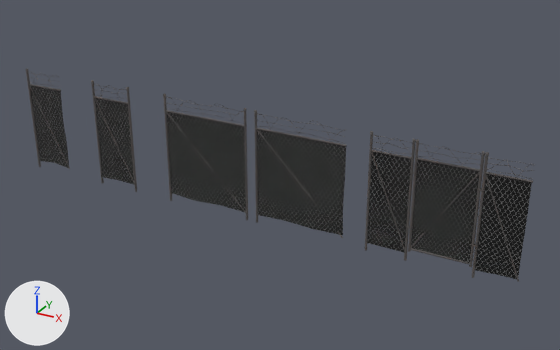
The glTF model Blends/prop-fence-chain-link.glb: old version first, new version second.
One viewpoint serves both versions: a 50 mm lens placed at (17.6, -25.4, 14.9), pointed at (3.3, 0.6, 1.8). Arrows for +X, +Y and +Z are at lower left; the lights stay in place. Vertices at the same position are counted once.

In view in the first picture: 'prop-fence-chain-link-gate', 'prop-fence-chain-link-large', 'prop-fence-chain-link-large-part', 'prop-fence-chain-link-small', 'prop-fence-chain-link-small-part'.
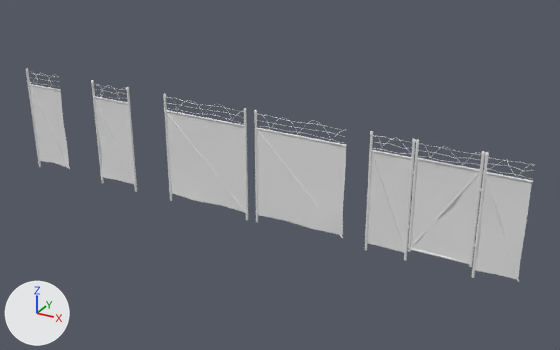
The change, as a diff of the scene's bpy script:
```diff
--- a/Blends/prop-fence-chain-link.glb.py
+++ b/Blends/prop-fence-chain-link.glb.py
@@ me_prop_fence_chain_link_large @@
 me_prop_fence_chain_link_large.from_pydata(...)  # 336 vertices, 542 faces; spans x -2.06..2.06, y -0.27..0.28, z -0.27..4.77
 # used by ob_prop_fence_chain_link_large; location = (0.0, 0.0, 0.0)
+# me_prop_fence_chain_link_large part 1: all 18 faces that had it switch from mat_fx_chain_link (picture img_fx_chain_link_diffuse) to no material
+# me_prop_fence_chain_link_large part 2: all 524 faces that had it switch from mat_metal_rusted (picture img_metal_rusted) to no material
@@ me_prop_fence_chain_link_large_part @@
 me_prop_fence_chain_link_large_part.from_pydata(...)  # 296 vertices, 488 faces; spans x -2.06..2.01, y -0.26..0.26, z -0.27..4.78
 # used by ob_prop_fence_chain_link_large_part; location = (4.5, 0.0, 0.0)
+# me_prop_fence_chain_link_large_part part 3: all 18 faces that had it switch from mat_fx_chain_link (picture img_fx_chain_link_diffuse) to no material
+# me_prop_fence_chain_link_large_part part 4: all 470 faces that had it switch from mat_metal_rusted (picture img_metal_rusted) to no material
@@ me_prop_fence_chain_link_small @@
 me_prop_fence_chain_link_small.from_pydata(...)  # 276 vertices, 424 faces; spans x -1.05..1.07, y -0.27..0.25, z -0.27..4.77
 # used by ob_prop_fence_chain_link_small; location = (-5.0, 0.0, 0.0)
+# me_prop_fence_chain_link_small part 5: all 12 faces that had it switch from mat_fx_chain_link (picture img_fx_chain_link_diffuse) to no material
+# me_prop_fence_chain_link_small part 6: all 412 faces that had it switch from mat_metal_rusted (picture img_metal_rusted) to no material
@@ me_prop_fence_chain_link_small_part @@
 me_prop_fence_chain_link_small_part.from_pydata(...)  # 236 vertices, 370 faces; spans x -1.07..1.01, y -0.27..0.25, z -0.27..4.77
 # used by ob_prop_fence_chain_link_small_part; location = (-9.0, 0.0, 0.0)
+# me_prop_fence_chain_link_small_part part 7: all 12 faces that had it switch from mat_fx_chain_link (picture img_fx_chain_link_diffuse) to no material
+# me_prop_fence_chain_link_small_part part 8: all 358 faces that had it switch from mat_metal_rusted (picture img_metal_rusted) to no material
@@ me_prop_fence_chain_link_gate @@
 me_prop_fence_chain_link_gate.from_pydata(...)  # 892 vertices, 1410 faces; spans x -3.05..3.0, y -0.27..0.26, z -0.27..4.77
 # used by ob_prop_fence_chain_link_gate; location = (10.5, 0.0, 0.0)
+# me_prop_fence_chain_link_gate part 9: all 36 faces that had it switch from mat_fx_chain_link (picture img_fx_chain_link_diffuse) to no material
+# me_prop_fence_chain_link_gate part 10: all 1374 faces that had it switch from mat_metal_rusted (picture img_metal_rusted) to no material
```

Pixel boxes (x1, y1, x2, y2) of what changed, in the pictures (560 x 350 px):
part 1 of me_prop_fence_chain_link_large, recoloured (black to grey)
    both: (167, 112, 246, 212)
part 2 of me_prop_fence_chain_link_large, recoloured
    both: (163, 93, 248, 220)
part 3 of me_prop_fence_chain_link_large_part, recoloured (black to grey)
    both: (257, 130, 346, 235)
part 4 of me_prop_fence_chain_link_large_part, recoloured
    both: (254, 110, 347, 238)
part 5 of me_prop_fence_chain_link_small, recoloured (black to grey)
    both: (95, 98, 134, 184)
part 6 of me_prop_fence_chain_link_small, recoloured
    both: (91, 80, 137, 192)
part 7 of me_prop_fence_chain_link_small_part, recoloured (black to grey)
    both: (30, 85, 69, 168)
part 8 of me_prop_fence_chain_link_small_part, recoloured
    both: (26, 68, 70, 169)
part 9 of me_prop_fence_chain_link_gate, recoloured (black to grey)
    both: (367, 152, 532, 279)
part 10 of me_prop_fence_chain_link_gate, recoloured
    both: (365, 131, 535, 282)
